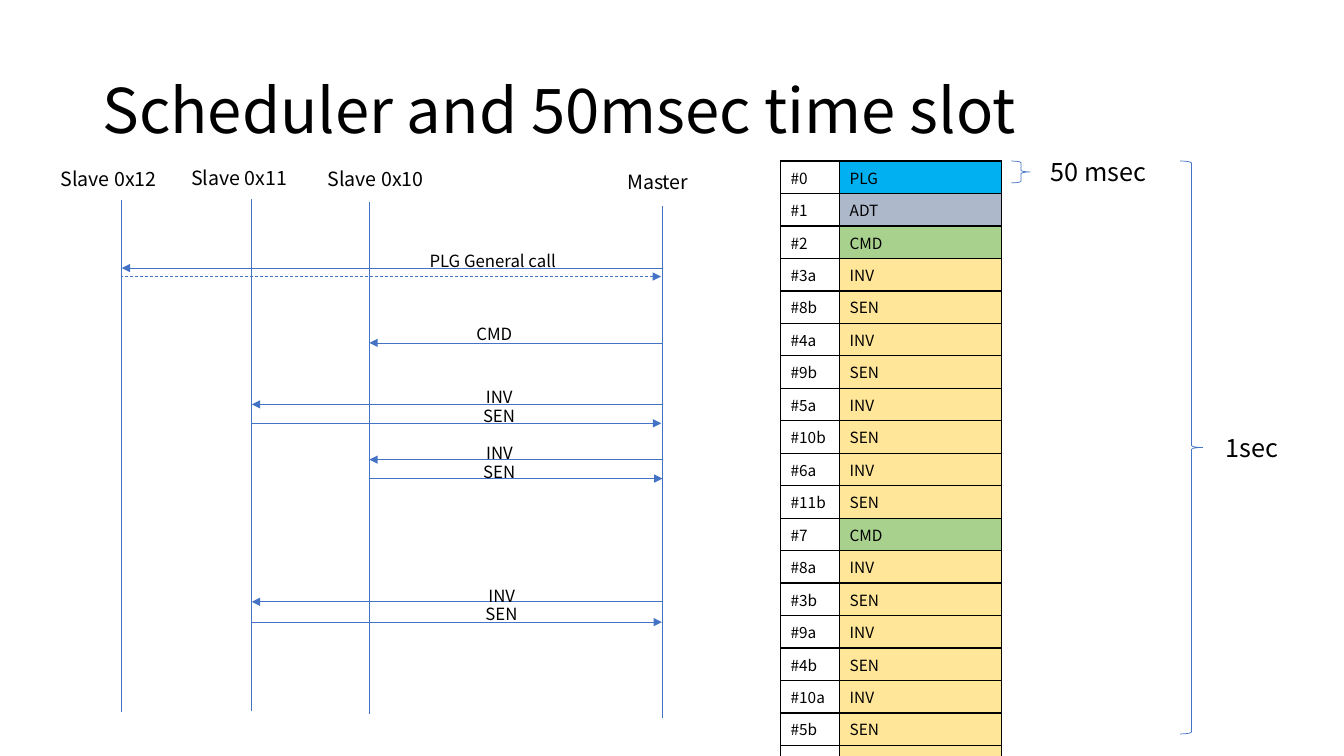
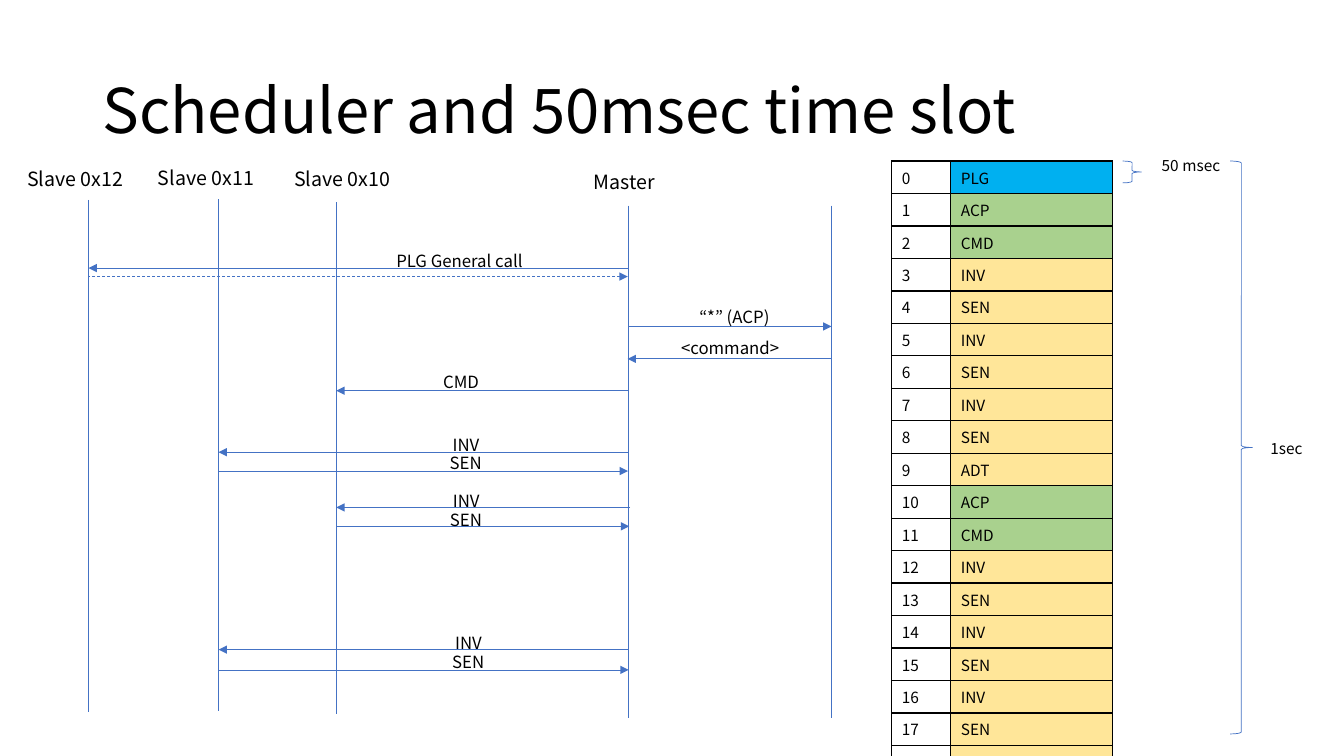
Before and after one commit to araobp/sensor-network, a slide deck: slide 5 of doc/I2C_BACKPLANE_SPEC.pptx. Drawn at 1344x756 pixels with LibreOffice and Linux fonts; fonts in the diff are those of the drawing. Boxes give left, top, right and bottom in pixels: in the first picture for what was removed or moved away, otherwise in the second. Text is boxed around its words. In the diff, an @@ line names an element or a change of style, - is before the commit and + after.

```diff
--- a/doc/I2C_BACKPLANE_SPEC.pptx
+++ b/doc/I2C_BACKPLANE_SPEC.pptx
@@ table: place and size @@
-table at [780, 161, 1001, 739]
+table at [892, 161, 1113, 739]
@@ table at [892, 161, 1113, 739] @@
-row 1, column 1: #0
+row 1, column 1: 0
-row 2, column 1: #1
+row 2, column 1: 1
-row 2, column 2: ADT
+row 2, column 2: ACP
-row 3, column 1: #2
+row 3, column 1: 2
-row 4, column 1: #3a
+row 4, column 1: 3
-row 5, column 1: #8b
+row 5, column 1: 4
-row 6, column 1: #4a
+row 6, column 1: 5
-row 7, column 1: #9b
+row 7, column 1: 6
-row 8, column 1: #5a
+row 8, column 1: 7
-row 9, column 1: #10b
+row 9, column 1: 8
-row 10, column 1: #6a
+row 10, column 1: 9
-row 10, column 2: INV
+row 10, column 2: ADT
-row 11, column 1: #11b
+row 11, column 1: 10
-row 11, column 2: SEN
+row 11, column 2: ACP
-row 12, column 1: #7
+row 12, column 1: 11
-row 13, column 1: #8a
+row 13, column 1: 12
-row 14, column 1: #3b
+row 14, column 1: 13
-row 15, column 1: #9a
+row 15, column 1: 14
-row 16, column 1: #4b
+row 16, column 1: 15
-row 17, column 1: #10a
+row 17, column 1: 16
-row 18, column 1: #5b
+row 18, column 1: 17
-row 19, column 1: #11a
+row 19, column 1: 18
-row 20, column 1: #6b
+row 20, column 1: 19
@@ fill #ADB9CA to #A9D18E in row 2, column 2 @@
@@ fill #FFE699 to #A9D18E in row 11, column 2 @@
@@ right brace: place and size @@
-right brace at [1011, 161, 1030, 184]
+right brace at [1123, 161, 1142, 184]
@@ text "50 msec" at [1162, 160, 1220, 171]: size 18 to 11 pt @@
@@ text "50 msec": place and size @@
-text "50 msec" at [1051, 162, 1146, 182]
+text "50 msec" at [1162, 160, 1220, 171]
@@ right brace: place and size @@
-right brace at [1181, 161, 1203, 734]
+right brace at [1230, 161, 1252, 734]
@@ 5 texts, 3 lines, 2 arrows: place and size @@
-5 texts, 3 lines, 2 arrows at [60, 169, 688, 718]
+5 texts, 3 lines, 2 arrows at [27, 169, 655, 718]
@@ line moved from (369, 203) - (369, 715) to (337, 203) - (337, 715) @@
@@ line added from (831, 206) to (831, 718), #4472C4 0.5 pt @@
@@ arrow added from (629, 327) to (832, 327), #4472C4 0.5 pt @@
@@ text added at [727, 309, 770, 327], 12 pt, text #000000 @@
+“*” (ACP)
@@ arrow added from (831, 359) to (628, 359), #4472C4 0.5 pt @@
@@ text added at [681, 340, 779, 359], 12 pt, text #000000 @@
+<command>
@@ arrow moved from (662, 343) - (369, 343) to (629, 391) - (337, 391) @@
@@ text "1sec": place and size @@
-text "1sec" at [1226, 439, 1279, 458]
+text "1sec" at [1270, 443, 1302, 454]
@@ text "1sec" at [1270, 443, 1302, 454]: size 18 to 11 pt @@
@@ arrow moved from (663, 460) - (369, 460) to (630, 507) - (337, 507) @@
@@ arrow moved from (662, 479) - (369, 479) to (629, 526) - (337, 526) @@
@@ text "INV": place and size @@
-text "INV" at [488, 589, 515, 602]
+text "INV" at [455, 636, 482, 650]
@@ text "SEN": place and size @@
-text "SEN" at [485, 607, 517, 623]
+text "SEN" at [452, 655, 484, 671]
@@ 5 texts, 4 arrows: place and size @@
-5 texts, 4 arrows at [251, 327, 662, 622]
+5 texts, 4 arrows at [218, 375, 629, 670]
```
Also in this commit, not shown: 1 other slide changed, 7 other files.
